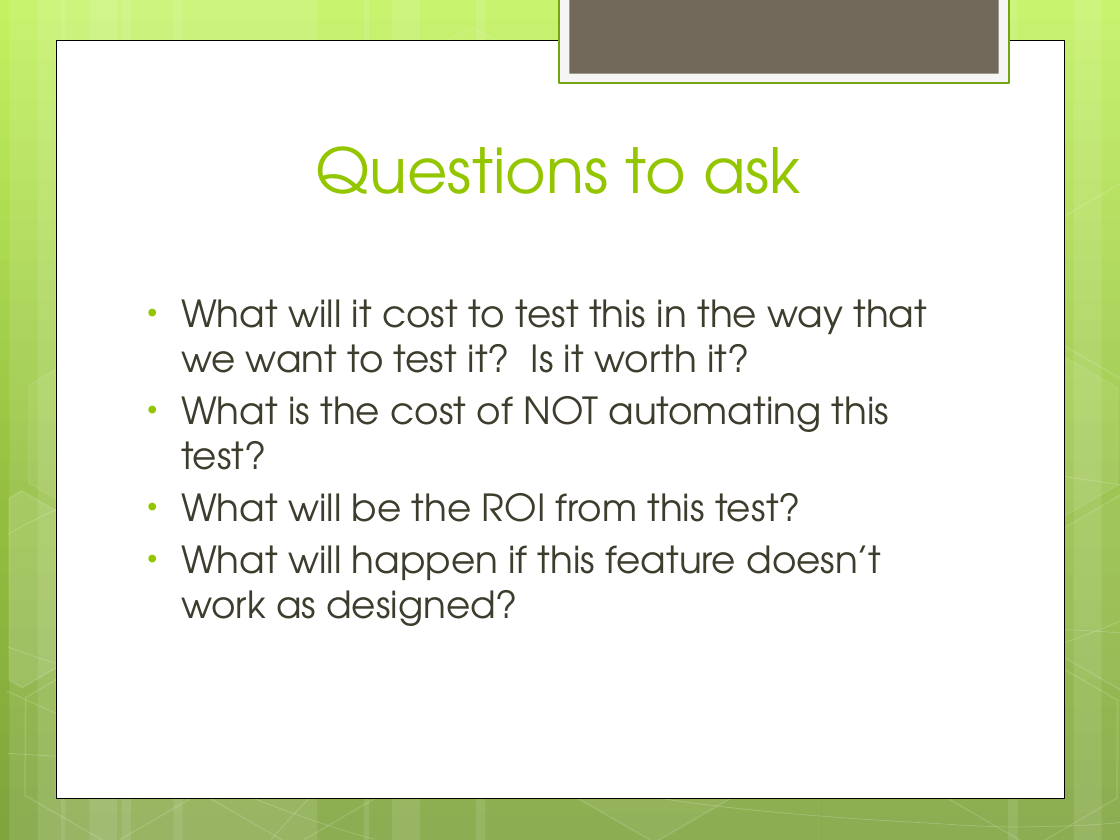
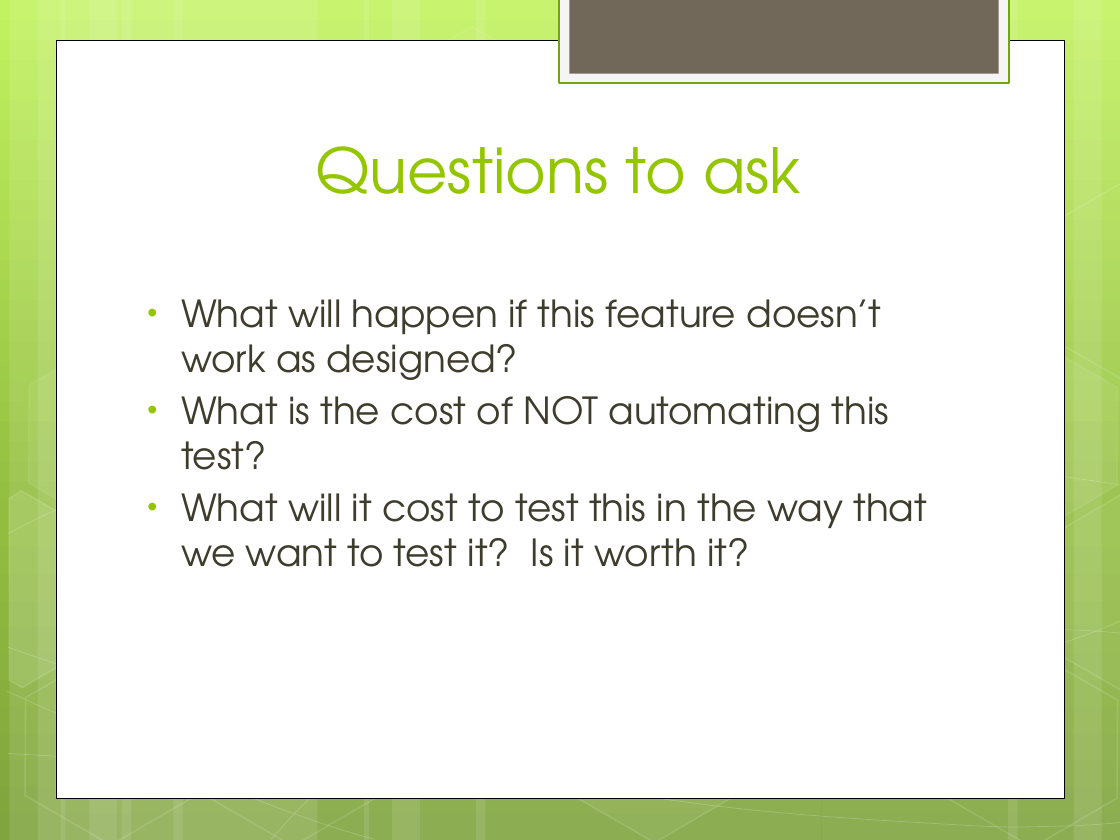
Before and after one commit to JonKruger/developing-an-automated-testing-strategy, a slide deck: slide 28 of Developing an Automated Testing Strategy.pptx. Drawn at 1120x840 pixels with LibreOffice and Linux fonts; fonts in the diff are those of the drawing. Boxes give left, top, right and bottom in pixels: in the first picture for what was removed or moved away, otherwise in the second. Text is boxed around its words. In the diff, an @@ line names an element or a change of style, - is before the commit and + after.

Commit message:
update

```diff
--- a/Developing an Automated Testing Strategy.pptx
+++ b/Developing an Automated Testing Strategy.pptx
@@ text at (x1=181, y1=299, x2=889, y2=470): paragraphs added @@
+• What will happen if this feature doesn’t work as designed?
+• What is the cost of NOT automating this test?
@@ text at (x1=181, y1=396, x2=889, y2=626): paragraphs removed @@
-• What is the cost of NOT automating this test?
-• What will be the ROI from this test?
-• What will happen if this feature doesn’t work as designed?
```
Also in this commit, not shown: 2 other slides changed, 1 slide removed.
